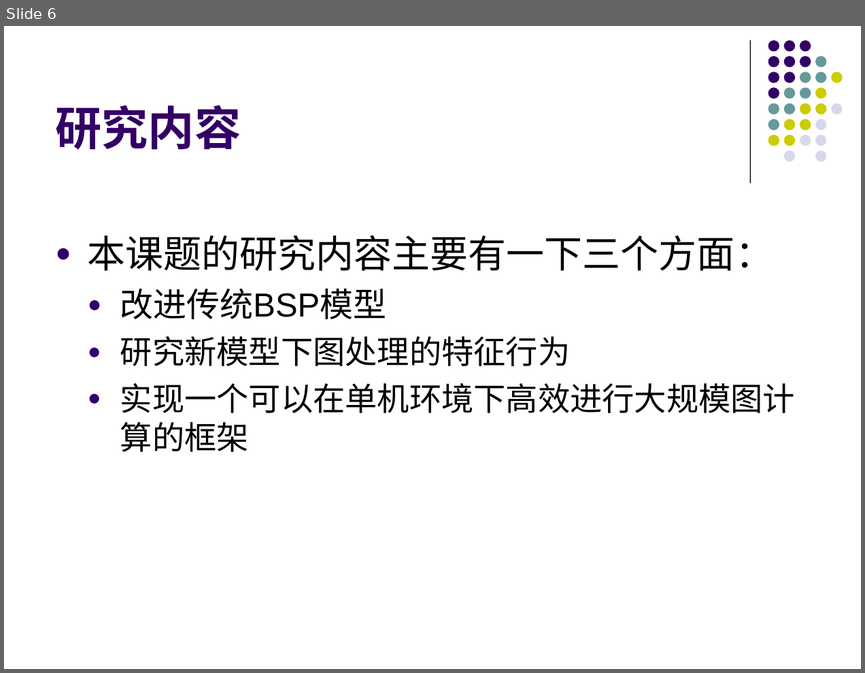
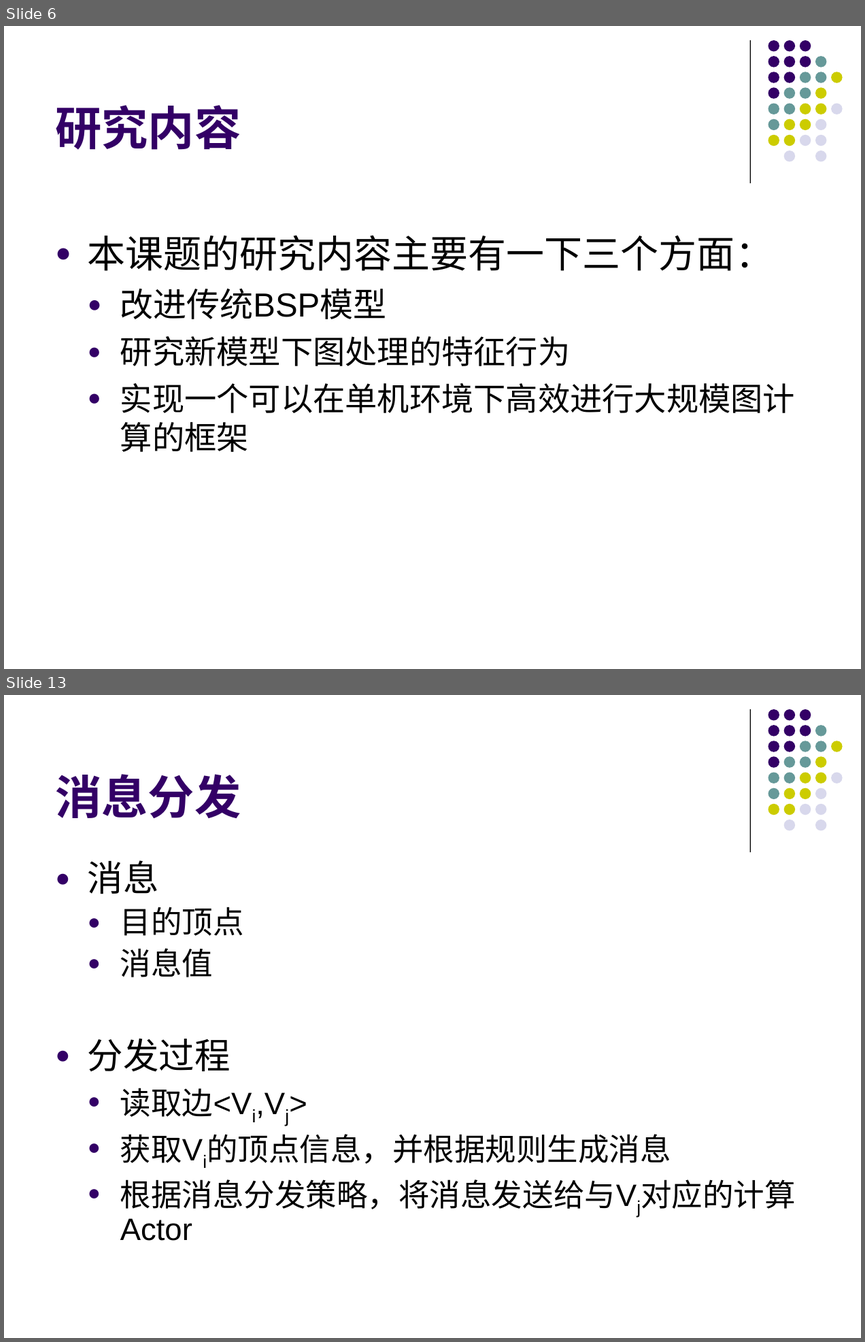
Before and after one commit to gitDangerSnake/dalunwen, a slide deck: graph.ppt. Shown one above the other, each under a label of ours: slide 6 before the commit, slides 6 and 13 after it; the slides between them are not shown. The pictures are 865x673 and 865x1342 pixels, drawn with LibreOffice and Linux fonts; fonts in the diff are those of the drawing. Boxes give left, top, right and bottom in pixels: in the first picture for what was removed or moved away, otherwise in the second. Text is boxed around its words. In the diff, an @@ line names an element or a change of style, - is before the commit and + after.

```diff
--- a/graph.ppt
+++ b/graph.ppt
@@ slide 13 added at <box>4,695,861,1338</box>, background #FFFFFF; not listed: 32 template elements that a slide beside it also shows @@
@@ title added at <box>55,774,241,818</box>, 39 pt, text #330066, bold @@
+消息分发
@@ text added at <box>88,860,671,1209</box>, 26 pt, text #000000 @@
+● 消息
+  ● 目的顶点
+  ● 消息值
+● 分发过程
+  ● 读取边<Vi,Vj>
+  ● 获取Vi的顶点信息，并根据规则生成消息
+  ● 根据消息分发策略，将消息发送给与Vj对应的计算Actor
```
Also in this commit, not shown: 5 slides changed, 17 other slides added, 9 slides removed, 10 other files.
